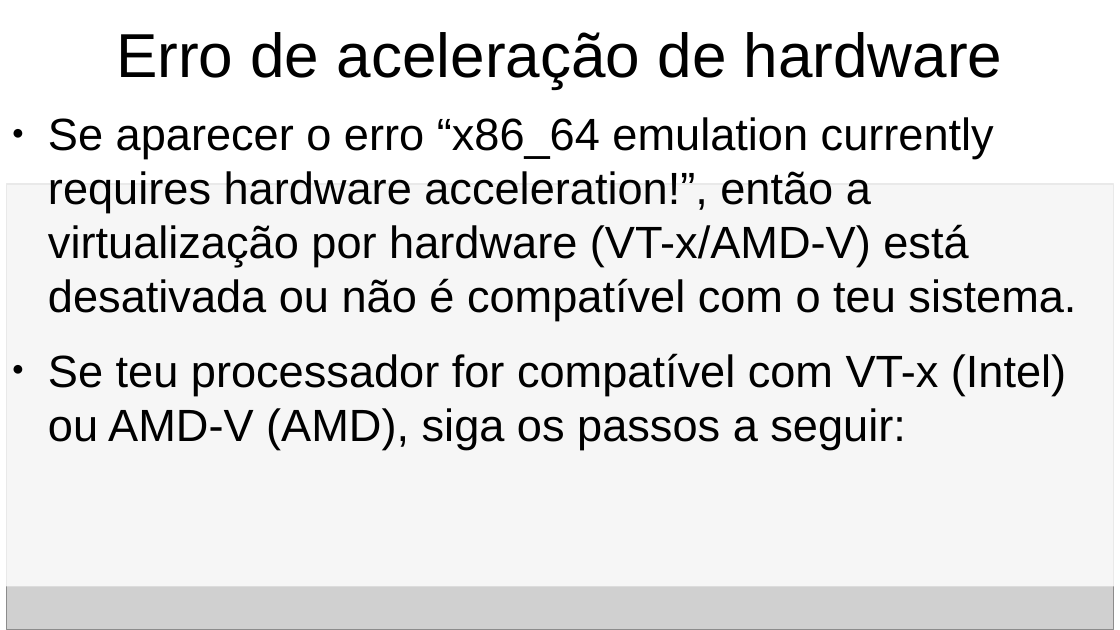
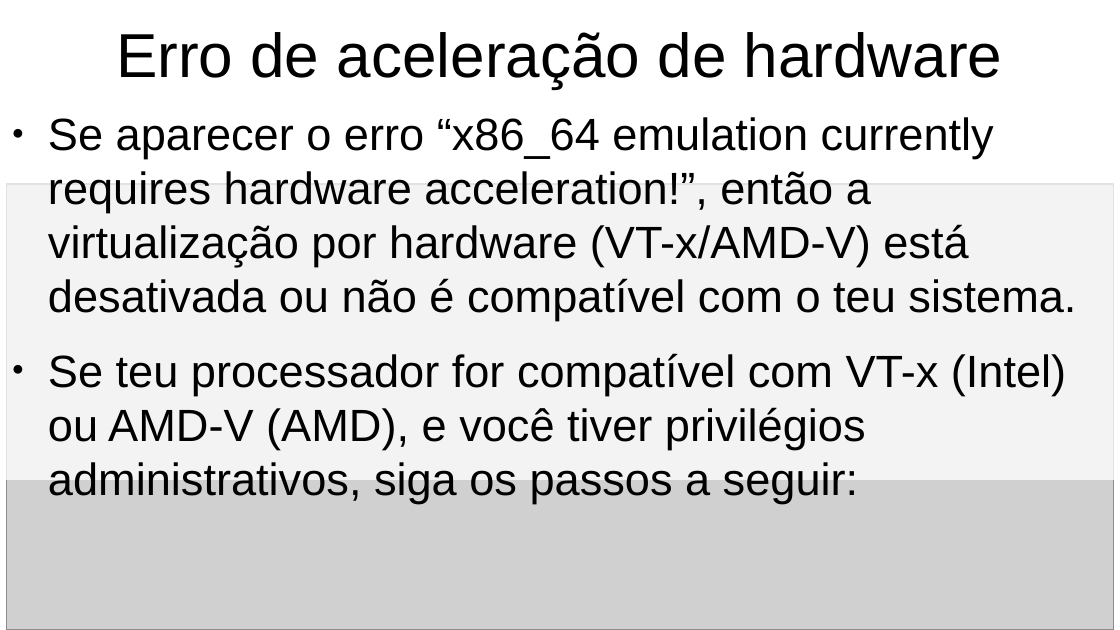
Before and after one commit to pedrosiqueira/ifmsjs, a slide deck: slide 36 of capacitor/Tutorial Preparando o Ambiente Android para CapacitorJS.odp. Drawn at 1120x630 pixels with LibreOffice and Linux fonts; fonts in the diff are those of the drawing; grey boxes stand for pictures. Boxes give left, top, right and bottom in pixels: in the first picture for what was removed or moved away, otherwise in the second. Text is boxed around its words. In the diff, an @@ line names an element or a change of style, - is before the commit and + after.

```diff
--- a/capacitor/Tutorial Preparando o Ambiente Android para CapacitorJS.odp
+++ b/capacitor/Tutorial Preparando o Ambiente Android para CapacitorJS.odp
@@ text "Se aparecer o erro “x86_64 ...": place and size @@
-text "Se aparecer o erro “x86_64 ..." at box(0, 106, 1120, 587)
+text "Se aparecer o erro “x86_64 ..." at box(0, 106, 1120, 481)
@@ text "Se aparecer o erro “x86_64 ..." at box(0, 106, 1120, 481): fill #FFFFFF at 81% opacity to #FFFFFF at 75% opacity @@
@@ text at box(48, 353, 1066, 504): text changed @@
-● Se teu processador for compatível com VT-x (Intel) ou AMD-V (AMD), siga os passos a seguir:
+● Se teu processador for compatível com VT-x (Intel) ou AMD-V (AMD), e você tiver privilégios administrativos, siga os passos a seguir:
```
Also in this commit, not shown: 1 other slide changed, 1 other file.
